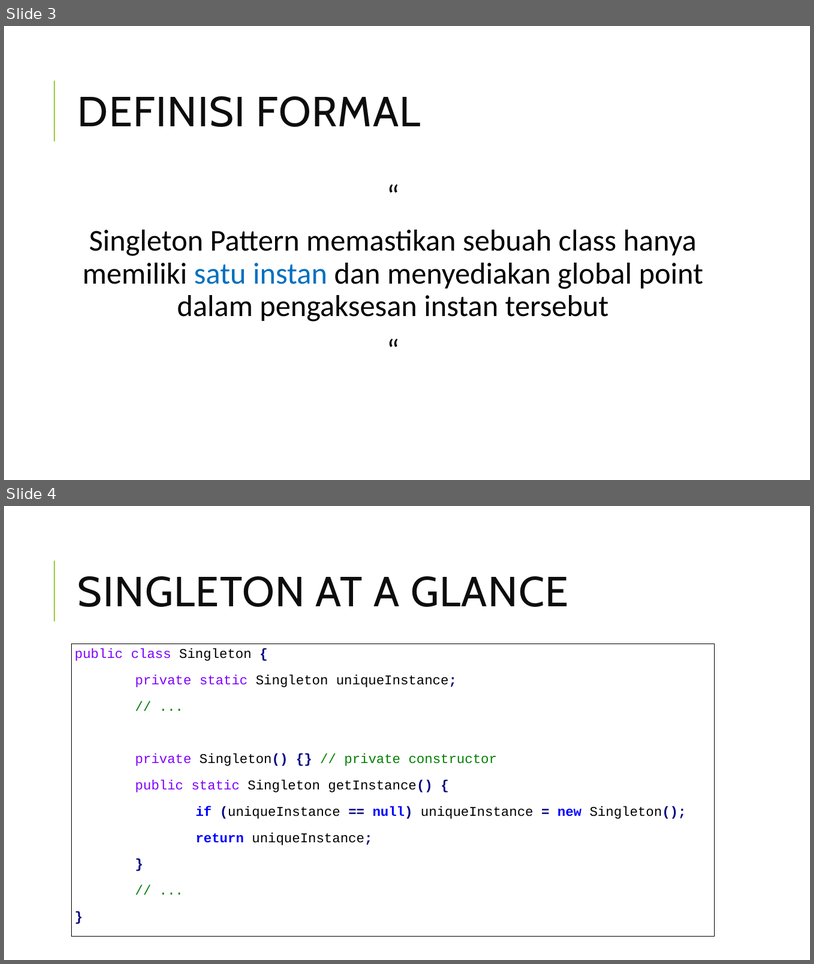
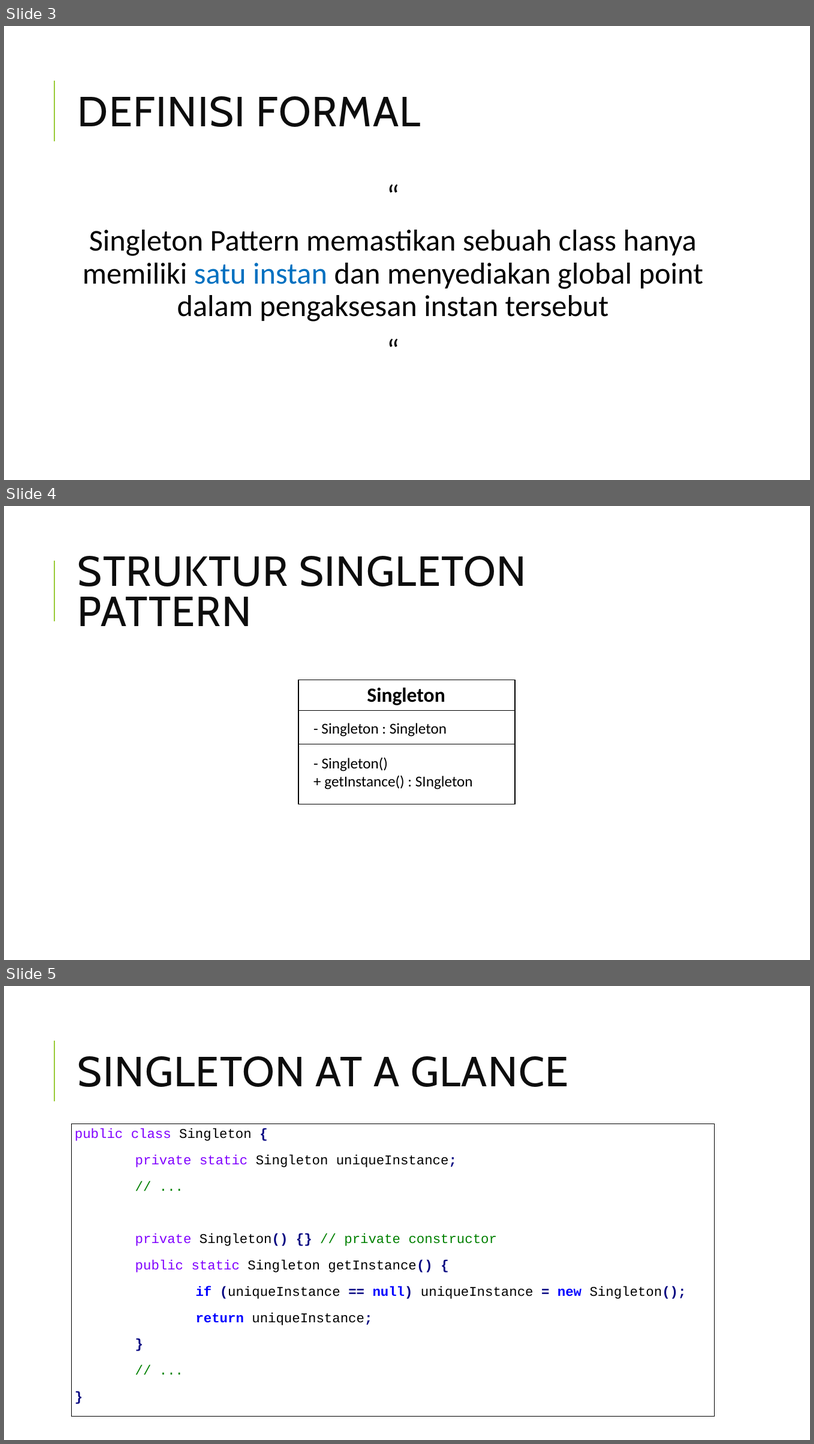
Before and after one commit to ksatria/MK-Design-Pattern, a slide deck: PPT/Design Pattern 6 - SIngleton Pattern.pptx. Shown one above the other, each under a label of ours: slides 3 and 4 before the commit, slides 3, 4 and 5 after it. The pictures are 814x964 and 814x1444 pixels, drawn with LibreOffice and Linux fonts; fonts in the diff are those of the drawing. Boxes give left, top, right and bottom in pixels: in the first picture for what was removed or moved away, otherwise in the second. Text is boxed around its words. In the diff, an @@ line names an element or a change of style, - is before the commit and + after.

Commit message:
Update PPT 5 & 6

```diff
--- a/PPT/Design Pattern 6 - SIngleton Pattern.pptx
+++ b/PPT/Design Pattern 6 - SIngleton Pattern.pptx
@@ slide 4 added at bbox=[4, 506, 810, 960], background #FFFFFF; not listed: 1 template element that a slide beside it also shows @@
@@ title added at bbox=[78, 556, 527, 626], 50 pt, text #0D0D0D @@
+STRUKTUR SINGLETON PATTERN
@@ rectangle added at bbox=[299, 679, 515, 804], fill #FFFFFF, outline #000000 1.25 pt @@
@@ text added at bbox=[367, 687, 445, 705], 24 pt, text #000000, bold @@
+Singleton
@@ line added from (299, 711) to (515, 711), #000000 0.75 pt @@
@@ text added at bbox=[321, 723, 447, 736], 18 pt, text #000000 @@
+- Singleton : Singleton
@@ line added from (299, 744) to (515, 744), #000000 0.75 pt @@
@@ text added at bbox=[322, 757, 473, 789], 18 pt, text #000000 @@
+- Singleton()
++ getInstance() : SIngleton
@@ what was slide 4 is now slide 5 @@
```
Also in this commit, not shown: 1 other file.
